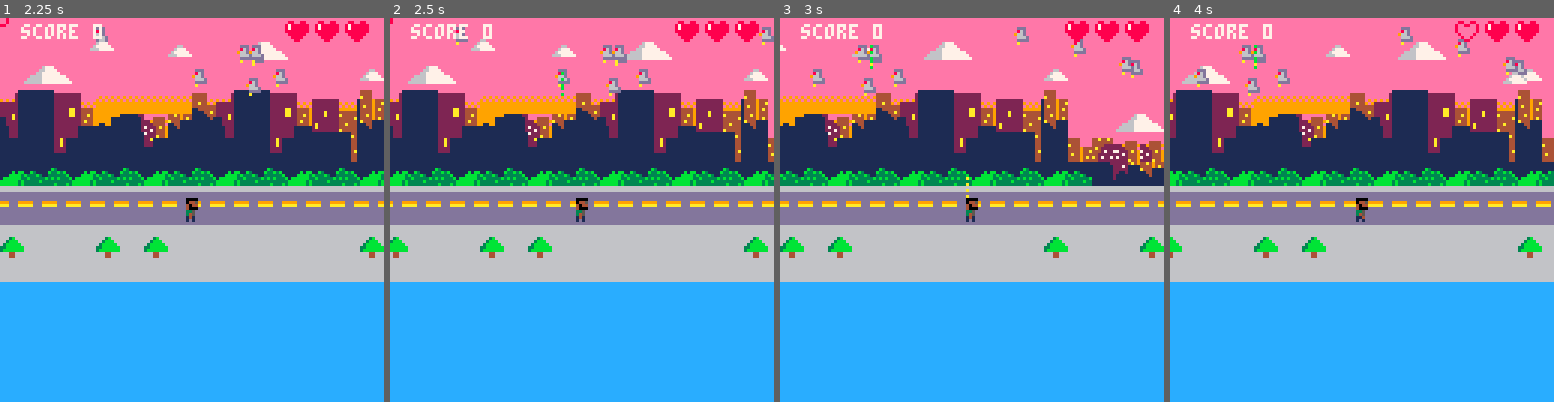
Above: before the commit, frames 1-4 (left to right).
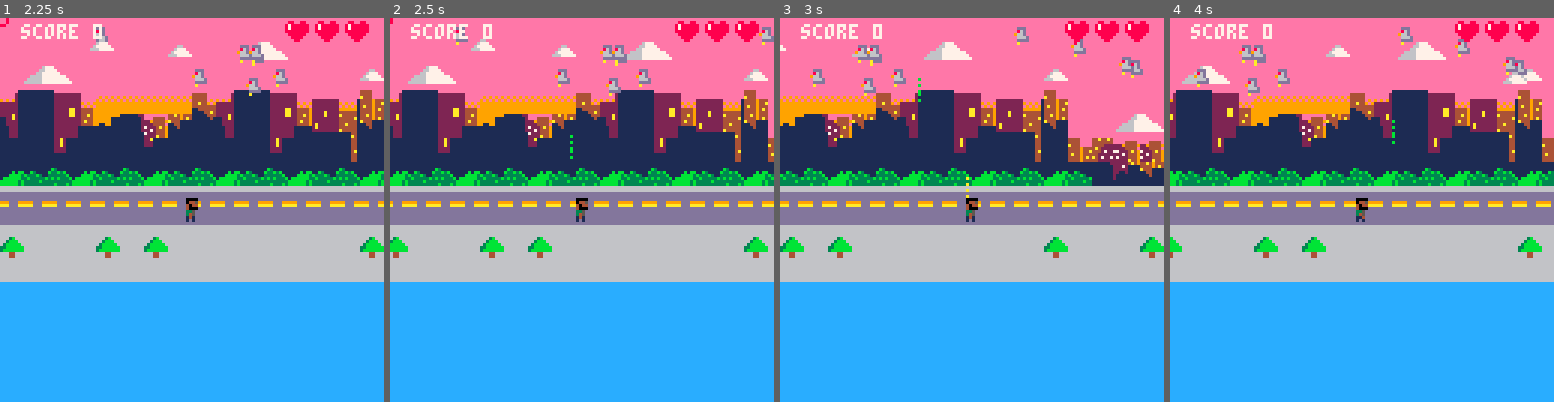
Above: after the commit, the same moments.

Repository: julie17-d/projet-collectif---pico-8
Game: PICO-8 cartridge commun.p8
Same seed, same stepped clock (60 frames per second), same inputs: the game is played once before the commit and once after it.
Inputs:
- Up to frame 1 (2.25 s): tap X (X key) at 0.33, 1.07, 1.85 s; tap O (Z key) at 0.7, 1.7, 2.1 s; hold Right 1.6-2.1 s; hold Up from 2.15 s (still down)
- Up to frame 2 (2.5 s): release Up at 2.42 s; hold Right from 2.47 s (still down)
- Up to frame 3 (3 s): keep holding Right; tap O (Z key) at 2.5, 2.9 s; tap X (X key) at 2.97 s
- Up to frame 4 (4 s): release Right at 3.03 s; hold Left 3.08-3.58 s; tap O (Z key) at 3.3, 3.7 s

Frame 1 is identical in both runs. In frame 2, less than 0.1% of the frame differs, in the area x 44-48%, y 14-37%; in frame 3, less than 0.1%; in frame 4, 0.2%, in the area x 21-80%, y 1-33%.

Commit message:
ça marche un peu pres

Diff:
--- a/commun.p8
+++ b/commun.p8
@@ -4,17 +4,6 @@
 function _init()
 
  --player
-	p={x=60,y=60,speed=1, life=3}
-
-	--timer
-
-	ctime = {
-
-	s =0,
-
-	ms =0
-
-	}
 
 	p={x=60,y=60,speed=1, life=3, timer=0}
 	first_sprt = fget(1,0)
@@ -145,12 +134,12 @@
 	for pigeon in all(pigeons) do
 		pigeon.x-= 0.5
 
-		if pigeon.x <  rnd(p.x+5)
-		and pigeon.x > rnd(p.x -5) then
+		if pigeon.x <  (p.x+1)
+		and pigeon.x > (p.x-1) then
 			new_fientes = {
         	x=pigeon.x,
         	y=pigeon.y,
-        	speed=0.5
+        	speed=rnd(3)
     		}
     		add(fientes, new_fientes)
 		end
@@ -372,7 +361,7 @@
 	--pigeon
 
 	if #pigeons==0 then
-		spawn_pigeons (rnd(15))
+		spawn_pigeons (rnd(20))
 	end
 	update_pigeons()
 
